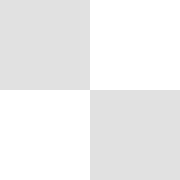
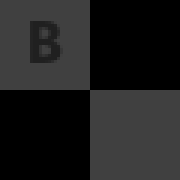
Comparing the layer stacks of the two (180, 180) images. Changes:
showed "B", opacity 100% → 50%, painted on it over (x1=30, y1=21, x2=63, y2=63)
renamed "grey" to "grey-light", hid it, opacity 100% → 25%, painted on it over (x1=0, y1=0, x2=180, y2=180)
renamed "Background" to "bg-light", hid it over (x1=0, y1=0, x2=180, y2=180)
added layer "grey-dark" (25%) above "bg-dark" over (x1=0, y1=0, x2=180, y2=180)
added layer "bg-dark" over (x1=0, y1=0, x2=180, y2=180)
